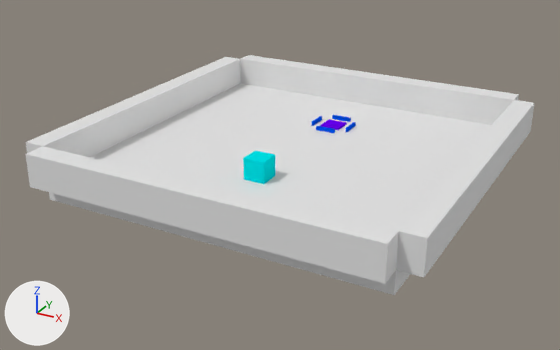
An edit to the Blender file obj/level1_Welcome/level1_Welcome.blend, drawn before and after from the same camera.
The view is the same before and after, from a camera (50 mm lens) standing at (15.6, -30.1, 13.6) and looking at (-0.4, -0.9, -1.0). Arrows for +X, +Y and +Z are at lower left; the lights stay in place.

The scene before the commit, as lines of its bpy script (objects in view):
```python
ob_floor_001 = bpy.data.objects.new('Floor.001', me_cube_002)
ob_floor_001.location = (-8.0, -8.0, -1.0)
ob_floor_001.scale = (16.0, 16.0, 1.0)
ob_marker_exit_alt = bpy.data.objects.new('Marker.Exit.Alt', me_cube_006)
ob_marker_exit_alt.location = (-0.5, 3.5, 0.0)
ob_marker_exit_alt.scale = (1.0, 1.0, 0.1)
ob_wall_001_exitindicator = bpy.data.objects.new('Wall.001.ExitIndicator', me_cube_034)
ob_wall_001_exitindicator.location = (-0.5, 3.0, 0.0)
ob_wall_001_exitindicator.scale = (1.0, 0.1, 0.2)
ob_wall_002_exitindicator = bpy.data.objects.new('Wall.002.ExitIndicator', me_cube_035)
ob_wall_002_exitindicator.location = (-0.5, 4.9, 0.0)
ob_wall_002_exitindicator.scale = (1.0, 0.1, 0.2)
ob_wall_003_exitindicator = bpy.data.objects.new('Wall.003.ExitIndicator', me_cube_036)
ob_wall_003_exitindicator.location = (0.9, 3.5, 0.0)
ob_wall_003_exitindicator.scale = (0.1, 1.0, 0.2)
ob_wall_004_exitindicator = bpy.data.objects.new('Wall.004.ExitIndicator', me_cube_037)
ob_wall_004_exitindicator.location = (-1.0, 3.5, 0.0)
ob_wall_004_exitindicator.scale = (0.1, 1.0, 0.2)
ob_wall_006_boundary = bpy.data.objects.new('Wall.006.Boundary', me_cube_003)
ob_wall_006_boundary.location = (-8.0, 8.0, 0.0)
ob_wall_006_boundary.scale = (16.0, 1.0, 1.5)
# also in view: 'Wall.008.Boundary' at (-8.5, 0.0, 0.8); 'Wall.007.Boundary' at (8.5, 0.0, 0.8); 'Wall.005.Boundary' at (0.0, -8.5, 0.8); 'Marker.Spawn' at (0.0, -3.5, 0.5)
```
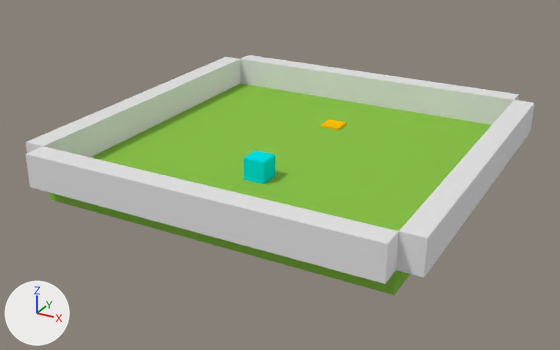
Diff of the bpy script that builds the scene:
```diff
--- a/obj/level1_Welcome/level1_Welcome.blend.py
+++ b/obj/level1_Welcome/level1_Welcome.blend.py
@@ mat_exit @@
 mat_exit = diffuse_material('Exit')
-mat_exit.base_color = (0.129, 0.0, 0.8)  # purple #6500e7
+mat_exit.base_color = (1.0, 0.533, 0.00212)  # yellow #ffc107
@@ mat_material @@
+mat_material = diffuse_material('Material')
+mat_material.base_color = (0.258, 0.546, 0.0685)  # green #8bc34a
@@ me_cube_002 @@
 me_cube_002.from_pydata(...)  # 8 vertices, 6 faces; spans x 0.0..1.0, y 0.0..1.0, z 0.0..1.0
+me_cube_002.materials.append(mat_material)  # green #8bc34a
@@ ob_wall_001_exitindicator @@
-ob_wall_001_exitindicator = bpy.data.objects.new('Wall.001.ExitIndicator', me_cube_034)
-ob_wall_001_exitindicator.location = (-0.5, 3.0, 0.0)
-ob_wall_001_exitindicator.scale = (1.0, 0.1, 0.2)
@@ ob_wall_002_exitindicator @@
-ob_wall_002_exitindicator = bpy.data.objects.new('Wall.002.ExitIndicator', me_cube_035)
-ob_wall_002_exitindicator.location = (-0.5, 4.9, 0.0)
-ob_wall_002_exitindicator.scale = (1.0, 0.1, 0.2)
@@ ob_wall_003_exitindicator @@
-ob_wall_003_exitindicator = bpy.data.objects.new('Wall.003.ExitIndicator', me_cube_036)
-ob_wall_003_exitindicator.location = (0.9, 3.5, 0.0)
-ob_wall_003_exitindicator.scale = (0.1, 1.0, 0.2)
@@ ob_wall_004_exitindicator @@
-ob_wall_004_exitindicator = bpy.data.objects.new('Wall.004.ExitIndicator', me_cube_037)
-ob_wall_004_exitindicator.location = (-1.0, 3.5, 0.0)
-ob_wall_004_exitindicator.scale = (0.1, 1.0, 0.2)
```

Changed parts and their boxes (x1, y1, x2, y2) in the pictures (560 x 350 px):
'Floor.001', recoloured (white to green)
    both: (49, 83, 491, 295)
'Marker.Exit.Alt', recoloured (purple to yellow)
    both: (320, 119, 347, 130)
'Wall.001.ExitIndicator', deleted
    before: (316, 126, 335, 133)
'Wall.002.ExitIndicator', deleted
    before: (332, 115, 351, 122)
'Wall.003.ExitIndicator', deleted
    before: (346, 122, 356, 132)
'Wall.004.ExitIndicator', deleted
    before: (312, 116, 322, 126)
